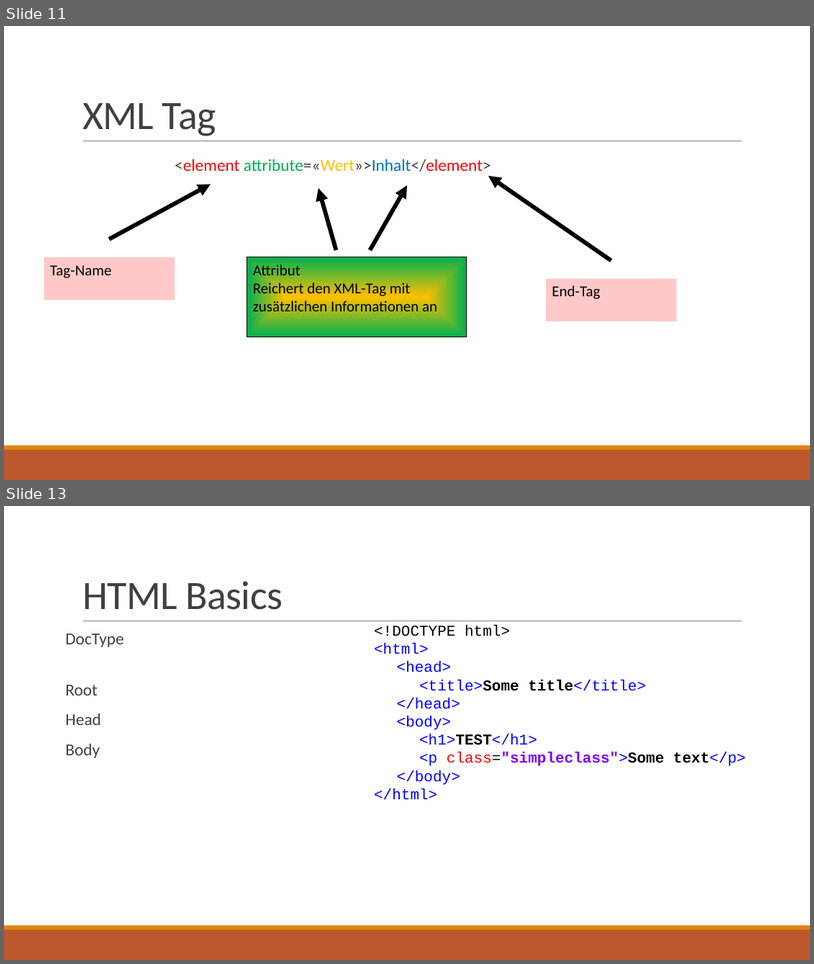
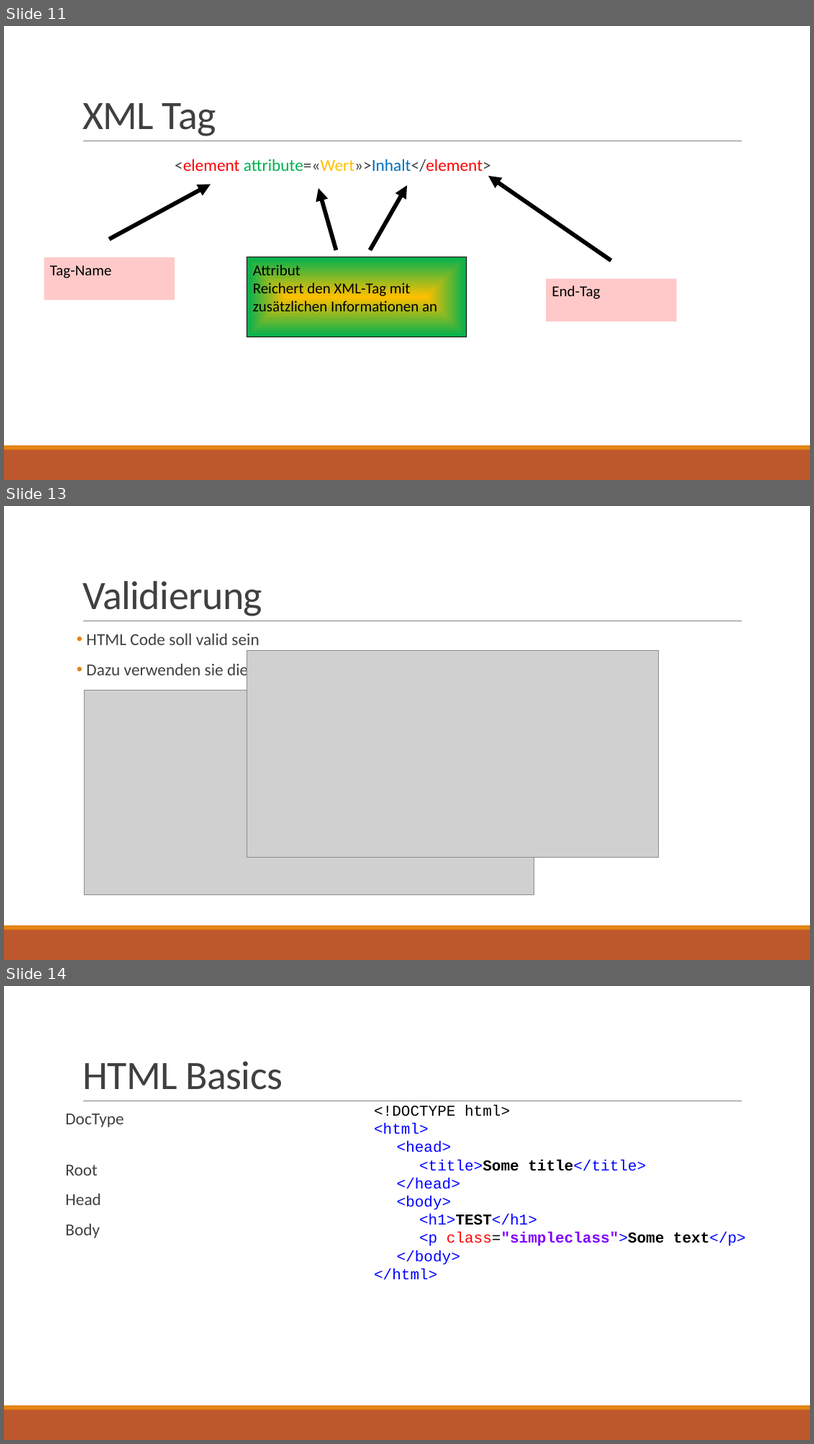
Before and after one commit to JOPA-WIT/web_seminar, a slide deck: Präsentationen/HTML.pptx. Shown one above the other, each under a label of ours: slides 11 and 13 before the commit, slides 11, 13 and 14 after it; the slides between them are not shown. The pictures are 814x964 and 814x1444 pixels, drawn with LibreOffice and Linux fonts; fonts in the diff are those of the drawing; grey boxes stand for pictures. Boxes give left, top, right and bottom in pixels: in the first picture for what was removed or moved away, otherwise in the second. Text is boxed around its words. In the diff, an @@ line names an element or a change of style, - is before the commit and + after.

```diff
--- a/Präsentationen/HTML.pptx
+++ b/Präsentationen/HTML.pptx
@@ slide 13 added at [4,506,810,960], background #FFFFFF; not listed: 3 template elements that a slide beside it also shows @@
@@ title added at [82,581,262,616], 48 pt, text #404040 @@
+Validierung
@@ text added at [86,633,263,680], 20 pt, text #404040 @@
+• HTML Code soll valid sein
+• Dazu verwenden sie diese Seite:
@@ picture added at [247,651,659,857] @@
@@ picture added at [85,690,535,894] @@
@@ what was slide 13 is now slide 14 @@
```
Also in this commit, not shown: 5 slides changed, 7 other files.
